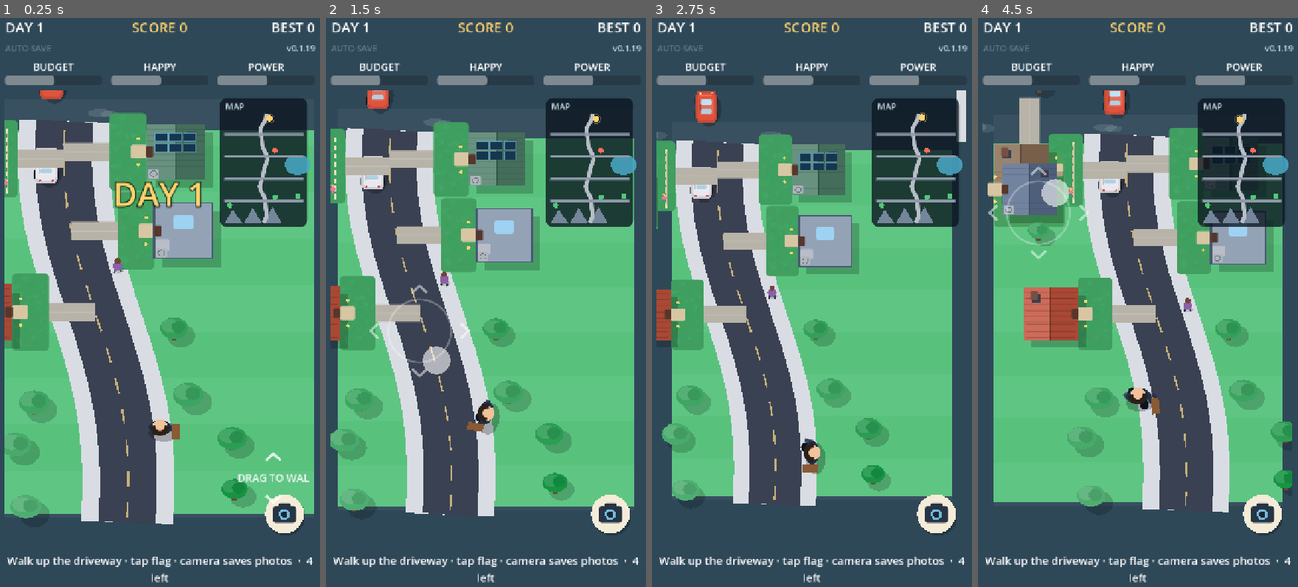
Above: before the commit, frames 1-4 (left to right).
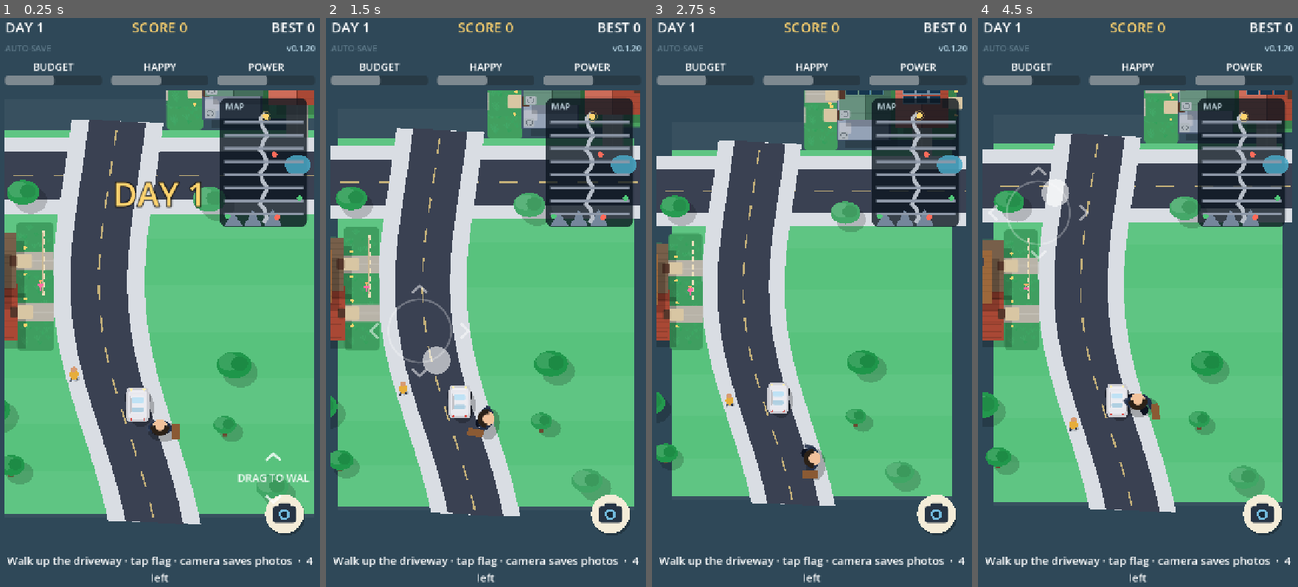
Above: after the commit, the same moments.

Repository: ssnanda/hoagame
Game: Godot game, scene res://scenes/main.tscn
Two runs of this game, one before a commit and one after it. Both use one fixed random seed, a clock stepped at 60 frames per second and the inputs below.
Inputs (mouse positions are in pixels of both pictures, inside the frame that each line leads up to):
- Up to frame 1 (0.25 s): no input
- Up to frame 2 (1.5 s): tap Enter (ui_accept) at 0.5 s; drag from (486, 319) to (518, 171) at 0.52 s; drag from (418, 330) to (470, 421) at 1.27 s
- Up to frame 3 (2.75 s): move the mouse to (844, 171) at 2.02 s; hold Right (ui_right) from 2.03 s (still down)
- Up to frame 4 (4.5 s): release Right (ui_right) at 2.75 s; drag from (1122, 421) to (1038, 211) at 2.77 s; move the mouse to (1237, 387) at 3.52 s; hold Left (ui_left) 3.53-4.25 s; tap Enter (ui_accept) at 3.77 s; drag from (1038, 211) to (1086, 154) at 4.27 s

The runs differ from the first frame. In frame 1, 31% of the frame differs, in the area x 1-99%, y 4-89%; in frame 2, 31%; in frame 3, 29%; in frame 4, 46%, in the area x 1-99%, y 4-87%.

Commit message:
Release HOA President 0.1.20+21

Diff:
--- a/project.godot
+++ b/project.godot
@@ -11,7 +11,7 @@
 [application]
 
 config/name="HOA President"
-config/version="0.1.19"
+config/version="0.1.20"
 run/main_scene="res://scenes/main.tscn"
 config/features=PackedStringArray("4.7", "Mobile")
 config/icon="res://icon.svg"
--- a/scripts/street.gd
+++ b/scripts/street.gd
@@ -4,8 +4,8 @@
 
 signal visit(house: int)
 
-const HOUSE_COUNT := 40
-const MAIN_HOUSE_COUNT := 24
+const HOUSE_COUNT := 80
+const MAIN_HOUSE_COUNT := 48
 const HOUSE_SPACING := 210.0
 const HOUSE_MARGIN := 520.0
 const WORLD_H := HOUSE_MARGIN * 2.0 + HOUSE_SPACING * (MAIN_HOUSE_COUNT - 1)
@@ -28,8 +28,11 @@
 const SIDEWALK_CENTER := ROAD_HALF + WALK_W * 0.5
 const CAR_CLEAR_X := 42.0
 const CAR_CLEAR_Y := 58.0
-const JUNCTIONS := [WORLD_H * 0.2, WORLD_H * 0.4, WORLD_H * 0.61, WORLD_H * 0.81]
+const JUNCTIONS := [WORLD_H * 0.08, WORLD_H * 0.2, WORLD_H * 0.32, WORLD_H * 0.44,
+		WORLD_H * 0.56, WORLD_H * 0.68, WORLD_H * 0.8, WORLD_H * 0.92]
 const CONNECTOR_XS := [300.0, WORLD_W - 300.0]
+const CURVED_LANE_COUNT := 6
+const CULDESAC_X := 92.0
 const LAKE_Y := WORLD_H * 0.53
 const MOUNTAIN_Y := 260.0
 const ROOFS := [Color("c4543e"), Color("5b6f8f"), Color("8a6f56"), Color("4f7f6a"), Color("805b73"), Color("b77945")]
@@ -124,7 +127,7 @@
 				"tone": k % 4, "dog": k in [1, 4, 7]})
 	_pet_stations = [
 		{"x": CONNECTOR_XS[0] - SIDEWALK_CENTER - 25.0, "y": (JUNCTIONS[0] + JUNCTIONS[1]) * 0.5},
-		{"x": CONNECTOR_XS[1] + SIDEWALK_CENTER + 25.0, "y": (JUNCTIONS[2] + JUNCTIONS[3]) * 0.5},
+		{"x": CONNECTOR_XS[1] + SIDEWALK_CENTER + 25.0, "y": (JUNCTIONS[6] + JUNCTIONS[7]) * 0.5},
 		{"x": _road_x(JUNCTIONS[2]) + SIDEWALK_CENTER + 24.0, "y": JUNCTIONS[2] + 220.0},
 	]
 	GameState.stats_changed.connect(_sync_mood)
@@ -143,7 +146,9 @@
 			var junction_y := float(JUNCTIONS[int(cross_index / 4)])
 			var offset := ROAD_HALF + WALK_W + YARD_GAP + HOUSE_D * 0.5
 			var y := junction_y + (-offset if cross_index % 2 == 0 else offset)
-			var cross_xs := [120.0, 600.0, 1200.0, 1680.0]
+			# Keep the outer lots beyond the connector sidewalks while retaining a
+			# short approach from each cross-street cul-de-sac.
+			var cross_xs := [70.0, 550.0, 1250.0, 1730.0]
 			_house_positions.append(Vector2(cross_xs[cross_index % 4], y))
 			continue
 		var candidate := WORLD_H - HOUSE_MARGIN - i * HOUSE_SPACING
@@ -152,7 +157,7 @@
 		var direction := -1.0 if i % 4 < 2 else 1.0
 		for attempt in 20:
 			var house_x := _road_x(candidate) + _side(i) * (ROAD_HALF + WALK_W + YARD_GAP + HOUSE_W * 0.5)
-			if _public_road_distance(Vector2(house_x, candidate), false) >= 178.0:
+			if _public_road_distance(Vector2(house_x, candidate), false) >= 210.0:
 				break
 			candidate = clampf(candidate + direction * 24.0, 180.0, WORLD_H - 180.0)
 		var x := _road_x(candidate) + _side(i) * (ROAD_HALF + WALK_W + YARD_GAP + HOUSE_W * 0.5)
@@ -329,9 +334,9 @@
 	var home := _house_c(i)
 	if i >= MAIN_HOUSE_COUNT:
 		var junction := float(JUNCTIONS[int((i - MAIN_HOUSE_COUNT) / 4)])
-		return PackedVector2Array([Vector2(home.x, junction),
+		return PackedVector2Array([Vector2(home.x, junction + _side(i) * (ROAD_HALF + WALK_W)),
 				Vector2(home.x, home.y - _side(i) * HOUSE_D * 0.46)])
-	return PackedVector2Array([Vector2(_road_x(home.y), home.y),
+	return PackedVector2Array([Vector2(_road_x(home.y) + _side(i) * (ROAD_HALF + WALK_W), home.y),
 			Vector2(home.x - _side(i) * HOUSE_W * 0.46, home.y)])
 
 
@@ -359,11 +364,13 @@
 	if include_main:
 		best = absf(point.x - _road_x(point.y))
 	for junction in JUNCTIONS:
-		best = minf(best, absf(point.y - float(junction)))
+		var street_start := Vector2(CULDESAC_X, float(junction))
+		var street_end := Vector2(WORLD_W - CULDESAC_X, float(junction))
+		best = minf(best, Geometry2D.get_closest_point_to_segment(point, street_start, street_end).distance_to(point))
 	for connector in CONNECTOR_XS:
-		if point.y >= float(JUNCTIONS[0]) and point.y <= float(JUNCTIONS[3]):
+		if point.y >= float(JUNCTIONS[0]) and point.y <= float(JUNCTIONS[-1]):
 			best = minf(best, absf(point.x - float(connector)))
-	for lane_i in 3:
+	for lane_i in CURVED_LANE_COUNT:
 		var previous_lane_point := _curved_lane_point(lane_i, 0.0)
 		for point_i in range(1, 25):
 			var lane_point := _curved_lane_point(lane_i, float(point_i) / 24.0)
@@ -374,20 +381,29 @@
 
 
 func _curved_lane_point(lane_i: int, t: float) -> Vector2:
-	var lane_y := WORLD_H * (0.27 + lane_i * 0.23)
+	var lane_y := WORLD_H * (0.14 + lane_i * 0.144)
 	return Vector2(90.0 + t * (WORLD_W - 180.0),
 			lane_y + sin(t * TAU * 1.5 + lane_i * 1.7) * (72.0 + lane_i * 9.0))
 
 
-func _neighbor_position(neighbor: Dictionary) -> Vector2:
+func _neighbor_position(neighbor: Dictionary, avoid_player := true) -> Vector2:
 	var route := int(neighbor.route)
+	var result: Vector2
 	if route == 0:
 		var wy := fposmod(float(neighbor.seed) + _time * float(neighbor.speed), WORLD_H - 280.0) + 140.0
-		return Vector2(_road_x(wy) + int(neighbor.side) * SIDEWALK_CENTER, wy)
-	var top := float(JUNCTIONS[0])
-	var span := float(JUNCTIONS[3]) - top
-	var wy := top + fposmod(float(neighbor.seed) + _time * float(neighbor.speed), span)
-	return Vector2(float(CONNECTOR_XS[route - 1]) + int(neighbor.side) * SIDEWALK_CENTER, wy)
+		result = Vector2(_road_x(wy) + int(neighbor.side) * SIDEWALK_CENTER, wy)
+	else:
+		var top := float(JUNCTIONS[0])
+		var span := float(JUNCTIONS[-1]) - top
+		var wy := top + fposmod(float(neighbor.seed) + _time * float(neighbor.speed), span)
+		result = Vector2(float(CONNECTOR_XS[route - 1]) + int(neighbor.side) * SIDEWALK_CENTER, wy)
+	if avoid_player and absf(result.y - _player_y) < 92.0 and absf(result.x - _player_x) < 58.0:
+		var strength := 1.0 - absf(result.y - _player_y) / 92.0
+		var pass_side := float(neighbor.side)
+		if is_zero_approx(pass_side):
+			pass_side = 1.0
+		result.x += pass_side * 58.0 * strength
+	return result
 
 
 func _avoid_neighbors(previous: Vector2, candidate: Vector2) -> Vector2:
@@ -531,7 +547,7 @@
 	# Two parallel neighborhood avenues connect the cross streets into a real
 	# street network, with roundabouts at alternating junctions.
 	var top_y := float(JUNCTIONS[0]) - ROAD_HALF - WALK_W
-	var bottom_y := float(JUNCTIONS[3]) + ROAD_HALF + WALK_W
+	var bottom_y := float(JUNCTIONS[-1]) + ROAD_HALF + WALK_W
 	for connector in CONNECTOR_XS:
 		var sx: float = float(connector) - _cam_x
 		draw_rect(Rect2(sx - ROAD_HALF - WALK_W, top_y - _cam, WALK_W, bottom_y - top_y), walk)
@@ -544,14 +560,21 @@
 	for junction in JUNCTIONS:
 		var sy: float = float(junction) - _cam
 		if sy > -100.0 and sy < h + 100.0:
-			draw_rect(Rect2(-_cam_x, sy - ROAD_HALF, WORLD_W, ROAD_HALF * 2.0), road)
-			draw_rect(Rect2(-_cam_x, sy - ROAD_HALF - WALK_W, WORLD_W, WALK_W), walk)
-			draw_rect(Rect2(-_cam_x, sy + ROAD_HALF, WORLD_W, WALK_W), walk)
-			for wx in range(0, int(WORLD_W), 90):
+			var street_x := CULDESAC_X - _cam_x
+			var street_w := WORLD_W - CULDESAC_X * 2.0
+			draw_rect(Rect2(street_x, sy - ROAD_HALF, street_w, ROAD_HALF * 2.0), road)
+			draw_rect(Rect2(street_x, sy - ROAD_HALF - WALK_W, street_w, WALK_W), walk)
+			draw_rect(Rect2(street_x, sy + ROAD_HALF, street_w, WALK_W), walk)
+			for end_x in [CULDESAC_X, WORLD_W - CULDESAC_X]:
+				var end_c := Vector2(float(end_x) - _cam_x, sy)
+				draw_circle(end_c, ROAD_HALF + WALK_W, walk)
+				draw_circle(end_c, ROAD_HALF, road)
+				draw_circle(end_c, 22.0, Color("4f9b64").lerp(Color("274c42"), _dusk * 0.6))
+			for wx in range(int(CULDESAC_X), int(WORLD_W - CULDESAC_X), 90):
 				draw_line(Vector2(wx - _cam_x, sy), Vector2(wx + 44.0 - _cam_x, sy), Color("ffe08a", 0.7), 4.0)
 	# Curving residential lanes break up the grid and make the neighborhood feel
 	# grown-in. They meet the main avenue at their ends and weave through blocks.
-	for lane_i in 3:
+	for lane_i in CURVED_LANE_COUNT:
 		var lane := PackedVector2Array()
 		for point_i in 15:
 			var t := float(point_i) / 14.0
@@ -559,6 +582,11 @@
 		draw_polyline(lane, walk, ROAD_HALF * 2.0 + WALK_W * 2.0, true)
 		draw_polyline(lane, road, ROAD_HALF * 2.0, true)
 		draw_polyline(lane, Color("ffe08a", 0.68), 4.0, true)
+		for t in [0.0, 1.0]:
+			var end_c := _curved_lane_point(lane_i, t) - Vector2(_cam_x, _cam)
+			draw_circle(end_c, ROAD_HALF + WALK_W, walk)
+			draw_circle(end_c, ROAD_HALF, road)
+			draw_circle(end_c, 20.0, Color("4f9b64").lerp(Color("274c42"), _dusk * 0.6))
 	for connector_i in CONNECTOR_XS.size():
 		for junction_i in range(connector_i, JUNCTIONS.size(), 2):
 			var circle_c := Vector2(float(CONNECTOR_XS[connector_i]) - _cam_x, float(JUNCTIONS[junction_i]) - _cam)
@@ -741,8 +769,6 @@
 	var driveway := _driveway_segment(i)
 	var drive_start := driveway[0] - Vector2(_cam_x, _cam)
 	var drive_end := driveway[1] - Vector2(_cam_x, _cam)
-	draw_line(drive_start, drive_end, Color("b8b3a8").lerp(Color("686477"), _dusk * 0.5), DRIVEWAY_HALF * 1.55, true)
-	draw_line(drive_start, drive_end, Color(1, 1, 1, 0.16), 3.0, true)
 	var inches: float = _grass[i]
 	var tall := clampf((inches - 3.0) / 7.0, 0.0, 1.0)
 	_rr(r, Color("3f9e60").lerp(Color("b2b04a"), tall * 0.5).lerp(Color("1c5a3e"), _dusk * 0.5), 10)
@@ -753,6 +779,10 @@
 		for a in [-0.55, 0.0, 0.55]:
 			var ang: float = a + t.a + sin(_time * 1.6 + p.y * 0.05) * 0.06
 			draw_line(p, p + Vector2(sin(ang), -cos(ang)) * len, base.lightened(float(t.h) * 0.2 - 0.1), 2.0, true)
+	# Draw pavement after the lawn so the driveway is a short, visible connection
+	# from the sidewalk edge to the entrance—not a stripe painted across the road.
+	draw_line(drive_start, drive_end, Color("b8b3a8").lerp(Color("686477"), _dusk * 0.5), DRIVEWAY_HALF * 1.55, true)
+	draw_line(drive_start, drive_end, Color(1, 1, 1, 0.16), 3.0, true)
 
 
 func _draw_house(i: int, sh: Vector2) -> void:
@@ -1000,7 +1030,7 @@
 	var map_rect := Rect2(panel.position + Vector2(24.0, 82.0), panel.size - Vector2(48.0, 132.0))
 	_rr(map_rect, Color("79b66a"), 14)
 	var font := ThemeDB.fallback_font
-	draw_string(font, panel.position + Vector2(24.0, 45.0), "NEIGHBORHOOD · 1,000 FT",
+	draw_string(font, panel.position + Vector2(24.0, 45.0), "NEIGHBORHOOD · 2,000 FT",
 			HORIZONTAL_ALIGNMENT_LEFT, panel.size.x - 48.0, 26, Color("1d3340"))
 	draw_string(font, panel.position + Vector2(24.0, 71.0), "Tap anywhere to return to the street",
 			HORIZONTAL_ALIGNMENT_LEFT, panel.size.x - 48.0, 17, Color("435a62"))
@@ -1014,15 +1044,15 @@
 	draw_polyline(main_route, road_col, 10.0, true)
 	for connector in CONNECTOR_XS:
 		var a := _map_point(Vector2(float(connector), float(JUNCTIONS[0])), map_rect)
-		var b := _map_point(Vector2(float(connector), float(JUNCTIONS[3])), map_rect)
+		var b := _map_point(Vector2(float(connector), float(JUNCTIONS[-1])), map_rect)
 		draw_line(a, b, walk_col, 15.0, true)
 		draw_line(a, b, road_col, 10.0, true)
 	for junction in JUNCTIONS:
-		var a := _map_point(Vector2(0.0, float(junction)), map_rect)
-		var b := _map_point(Vector2(WORLD_W, float(junction)), map_rect)
+		var a := _map_point(Vector2(CULDESAC_X, float(junction)), map_rect)
+		var b := _map_point(Vector2(WORLD_W - CULDESAC_X, float(junction)), map_rect)
 		draw_line(a, b, walk_col, 15.0, true)
 		draw_line(a, b, road_col, 10.0, true)
-	for lane_i in 3:
+	for lane_i in CURVED_LANE_COUNT:
 		var lane := PackedVector2Array()
 		for point_i in 24:
 			var t := float(point_i) / 23.0
Not shown, changed: export_presets.cfg
Not shown, changed: VERSION
